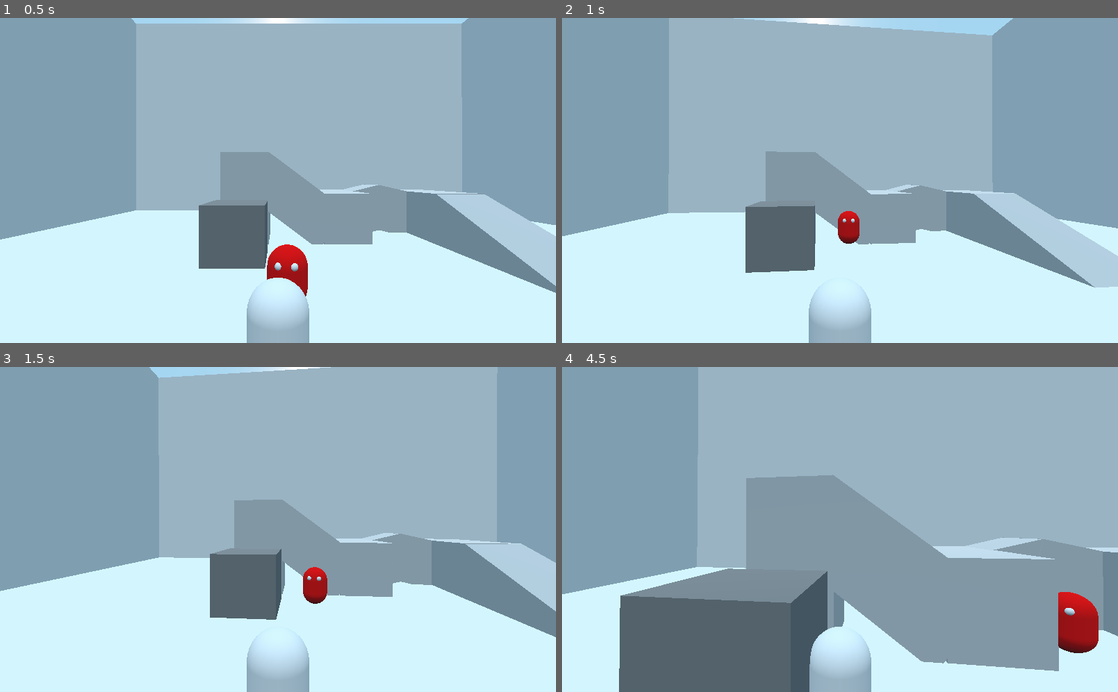
Above: before the commit, frames 1-4 (two rows, left to right).
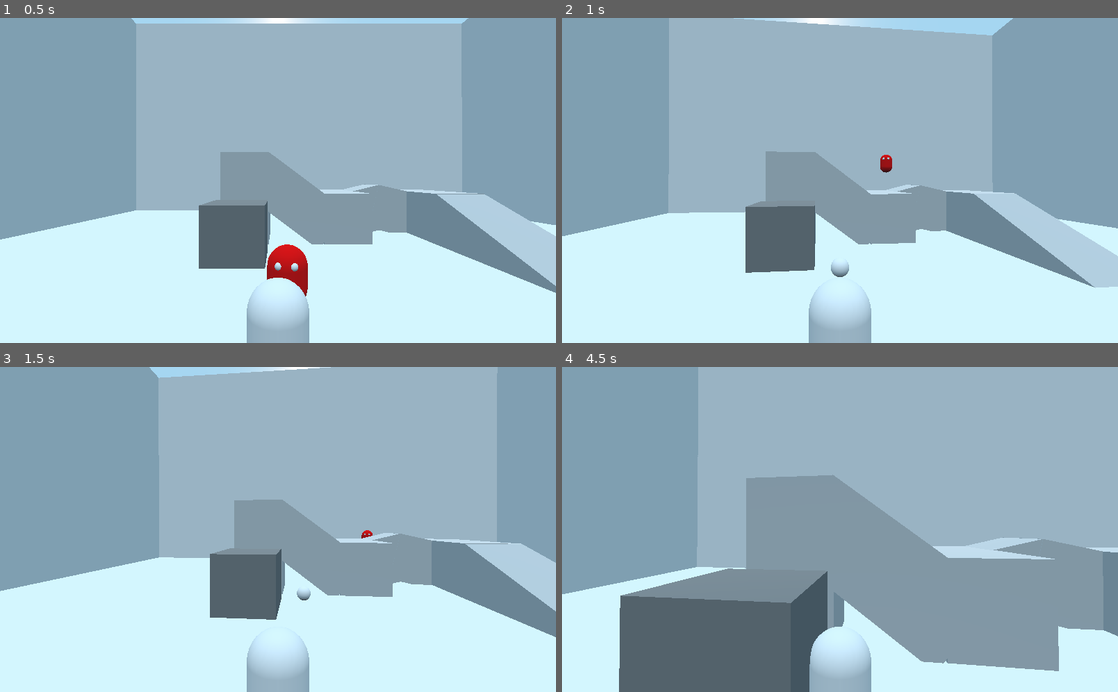
Above: after the commit, the same moments.

Repository: jalbr03/JJs-game
Game: Godot game, scene res://levels/Level.tscn
Same seed, same stepped clock (60 frames per second), same inputs: the game is played once before the commit and once after it.
Inputs (mouse positions are in pixels of both pictures, inside the frame that each line leads up to):
- Up to frame 1 (0.5 s): no input
- Up to frame 2 (1 s): move the mouse to (867, 180) at 0.52 s; hold W from 0.53 s (still down); hold Q from 0.53 s (still down); click (867, 180) at 0.67 s; tap Space at 0.77 s
- Up to frame 3 (1.5 s): keep holding W; move the mouse to (250, 529) at 1.27 s; release Q at 1.28 s; tap Q at 1.35 s; click (250, 529) at 1.42 s
- Up to frame 4 (4.5 s): keep holding W; tap Space at 1.52, 3.02, 3.77 s; move the mouse to (851, 523) at 2.02 s; hold Q 2.03-2.78 s; click (851, 523) at 2.17 s; move the mouse to (834, 536) at 2.77 s; tap Q at 2.85, 4.35 s; click (834, 536) at 2.92 s; move the mouse to (878, 532) at 3.52 s; hold Q 3.53-4.28 s; click (878, 532) at 3.67 s; move the mouse to (795, 526) at 4.27 s; click (795, 526) at 4.42 s

Frame 1 is identical in both runs. In frame 2, 0.5% of the frame differs, in the area x 48-60%, y 42-80%; in frame 3, 0.5%; in frame 4, 1.2%, in the area x 89-97%, y 69-89%.

Commit message:
start of shoot is working

Diff:
--- a/SCR/Enemy_controller.gd
+++ b/SCR/Enemy_controller.gd
@@ -1,14 +1,15 @@
 extends Node
 
 var player
-func _on_player_knock_back(strength,knock_back_dist):
+func _on_player_knock_back(strength,knock_back_dist, from_node_id):
 	var num_of_children = get_child_count();
 
 	for i in range(0,num_of_children):
 		var current_child = get_child(i)
-		var dist = current_child.translation.distance_to(player.translation)
+		var dist = current_child.translation.distance_to(from_node_id.translation)
 		if(dist < knock_back_dist):
 			current_child.knock_back_str = strength
+			current_child.knock_back_id = from_node_id
 
 func _on_player_self_id(player_id):
 	var num_of_children = get_child_count();
--- /dev/null
+++ b/SCR/bullet.gd
@@ -0,0 +1,29 @@
+extends KinematicBody
+
+
+var velocity = Vector3.ZERO
+var time_from_birth = 0
+
+enum bullet_types{
+	straight
+}
+var types_lists = [""]
+var type
+
+func _ready():
+	#print("hello im here")
+	types_lists[bullet_types.straight] = "scr_straight"
+
+func _process(delta):
+	#func call
+	call(types_lists[type])
+	time_from_birth += 1
+	#keep the "time from birth" below call
+
+	move_and_slide(velocity)
+func scr_straight():
+	if(time_from_birth < 1):
+		var move = Vector2(0,-1)
+		move = move.normalized().rotated(-rotation.y)*10
+		print(move)
+		velocity = Vector3(move.x,0,move.y)
--- a/SCR/enemy.gd
+++ b/SCR/enemy.gd
@@ -5,8 +5,11 @@
 # var a = 2
 # var b = "text"
 #onready var player = get_parent().get_parent().get_node("player")
+
+
 var player
 var knock_back_str = 0
+var knock_back_id
 var velocity = Vector3.ZERO
 const UP = Vector3(0,-1,0)
 const SPEED = 5
@@ -47,7 +50,7 @@
 	call(states_array[state])
 	if(last_state != state):
 		alarm0 = -1
-		print("ah change!")
+		#print("ah change!")
 	last_state = state
 
 	#print(state)
@@ -134,12 +137,9 @@
 		alarm0-=1
 	#end of alarm stuff
 	print(alarm0)
-	var player_pose = player.global_transform.origin
+	var knock_back_pos = knock_back_id.global_transform.origin
 	var self_pose = global_transform.origin
-	velocity.z = (self_pose.z - player_pose.z)#*knock_back_str
-	velocity.x = (self_pose.x - player_pose.x)#*knock_back_str
+	velocity.z = (self_pose.z - knock_back_pos.z)#*knock_back_str
+	velocity.x = (self_pose.x - knock_back_pos.x)#*knock_back_str
 	velocity = velocity.normalized()*knock_back_str
 	velocity.y = knock_back_str/10
-#	state = enemy_states.idle
-	#print(str(move_v)+"v_h"+str(move_h))
-	#direct_move()
--- a/SCR/player.gd
+++ b/SCR/player.gd
@@ -4,6 +4,8 @@
 # Declare member variables here. Examples:
 # var a = 2
 # var b = "text"
+export var bullet_scene = preload("res://scenes/bullet.tscn")
+
 signal knock_back
 signal self_id
 onready var cam = $gimble
@@ -25,7 +27,7 @@
 func _ready():
 	emit_signal("self_id",self)
 	states_array[player_states.move] = "move"
-	states_array[player_states.stomp] = "stomp"
+	states_array[player_states.stomp] = "scr_stomp"
 	Input.set_mouse_mode(Input.MOUSE_MODE_CAPTURED)
 	#OS.window_fullscreen = true
 
@@ -46,6 +48,12 @@
 		cam.rotation.x -= deg2rad(event.relative.y)*0.1
 		cam.rotation.x = clamp(cam.rotation.x,-1.57,1.57)
 
+	#shoot
+	if event is InputEventMouseButton:
+		if event.button_index == BUTTON_LEFT and event.pressed:
+			scr_shoot()
+
+
 func move():
 	var left = Input.is_key_pressed(KEY_A)
 	var right = Input.is_key_pressed(KEY_D)
@@ -65,7 +73,19 @@
 	if(stomp):
 		state = player_states.stomp
 		velocity = Vector3.ZERO
-func stomp():
-	emit_signal("knock_back",200,12)
+
+
+func scr_shoot():
+	var bullet = bullet_scene.instance()
+	get_parent().add_child(bullet)
+
+	var bullet_pos = (global_transform.basis.z*-2)
+	bullet.type = 0
+	bullet.translation = translation+bullet_pos
+	bullet.rotation = rotation
+	#bullet_scene.instance()
+
+func scr_stomp():
+	emit_signal("knock_back",200,20,self)#str,range,id
 	state = player_states.move
 	pass
--- /dev/null
+++ b/scenes/bullet.tscn
@@ -0,0 +1,22 @@
+[gd_scene load_steps=4 format=2]
+
+[ext_resource path="res://SCR/bullet.gd" type="Script" id=1]
+
+[sub_resource type="SphereShape" id=1]
+
+[sub_resource type="SphereMesh" id=2]
+
+[node name="bullet" type="KinematicBody"]
+transform = Transform( 0.5, 0, 0, 0, 0.5, 0, 0, 0, 0.5, 0, 0, 0 )
+script = ExtResource( 1 )
+
+[node name="CollisionShape" type="CollisionShape" parent="."]
+shape = SubResource( 1 )
+
+[node name="MeshInstance" type="MeshInstance" parent="."]
+mesh = SubResource( 2 )
+material/0 = null
+
+[node name="MeshInstance2" type="MeshInstance" parent="."]
+mesh = SubResource( 2 )
+material/0 = null
